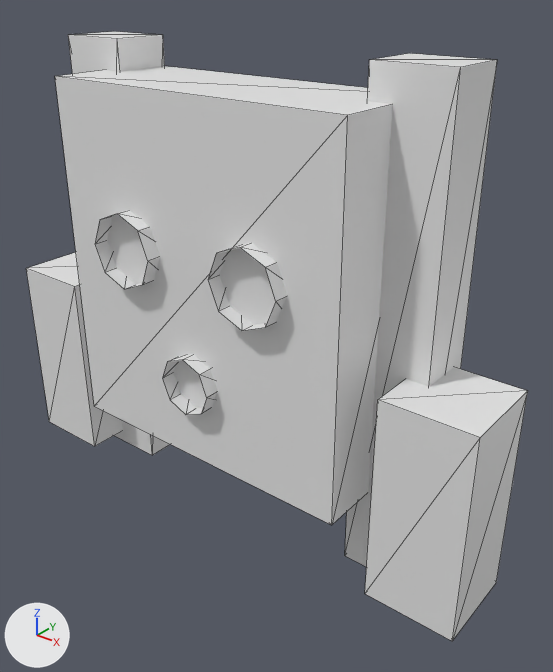
The OBJ model client/Assets/Art/Characters/Operators/TRACE/Meshes/TRACE_Harness_ReconChest.obj, before and after one commit.
Before and after are seen from a camera (50 mm lens) standing at (0.312, -0.446, 0.203) and looking at (0.029, -0.092, -0.017). Arrows for +X, +Y and +Z are at lower left; the lights stay in place. The first picture is the older version. Mesh edges are drawn as thin lines. Where no turn or scale is listed for an object, it has been applied to the vertices.

Objects in the first picture: 'TRACE_Harness_ReconChest'.
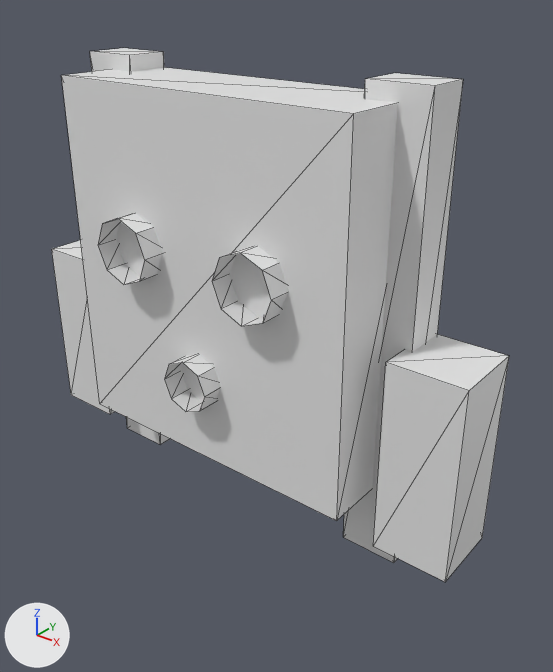
Pixel boxes [x1, y1, x2, y2] of what changed, in the pictures (553 x 672 px; the box of a moved part takes in the faces that stretch with it):
'TRACE_Harness_ReconChest', reshaped (9% narrower, 12% shorter)
    before: [26, 31, 528, 641]
    after: [52, 48, 509, 582]
part 1 of me_trace_harness_reconchest, moved or reshaped
    before: [55, 66, 393, 525]
    after: [61, 67, 398, 521]
part 2 of me_trace_harness_reconchest, moved or reshaped
    before: [95, 210, 160, 289]
    after: [98, 213, 162, 285]
part 3 of me_trace_harness_reconchest, moved or reshaped
    before: [208, 243, 287, 331]
    after: [212, 246, 288, 326]
part 4 of me_trace_harness_reconchest, moved or reshaped
    before: [162, 354, 218, 414]
    after: [164, 354, 221, 412]
part 5 of me_trace_harness_reconchest, moved or reshaped
    before: [345, 53, 497, 567]
    after: [343, 73, 463, 563]
part 6 of me_trace_harness_reconchest, moved or reshaped
    before: [68, 31, 170, 455]
    after: [90, 48, 170, 445]
part 7 of me_trace_harness_reconchest, moved or reshaped
    before: [365, 367, 528, 641]
    after: [373, 334, 509, 582]
part 8 of me_trace_harness_reconchest, moved or reshaped
    before: [26, 252, 123, 446]
    after: [52, 240, 115, 414]

What the commit changed:
me_trace_harness_reconchest is used by ob_trace_harness_reconchest; location (0.0, 0.0, 0.0).
me_trace_harness_reconchest had 88 vertices, 108 faces and spanned x -0.19..0.19, y -0.15..-0.06, z -0.16..0.16.
me_trace_harness_reconchest now has 88 vertices, 108 faces and spans x -0.175..0.175, y -0.15..-0.065, z -0.15..0.15.
me_trace_harness_reconchest part 1: the loose piece of 8 vertices spanning x -0.11..0.11, y -0.14..-0.06, z -0.1..0.14 is scaled about its middle by (1, 0.875, 1).
me_trace_harness_reconchest part 2: the loose piece of 16 vertices spanning x -0.075..-0.025, y -0.15..-0.13, z 0.015..0.065 is scaled about its middle by (0.881, 1, 0.881).
me_trace_harness_reconchest part 3: the loose piece of 16 vertices spanning x 0.025..0.075, y -0.15..-0.13, z 0.015..0.065 is scaled about its middle by (0.881, 1, 0.881).
me_trace_harness_reconchest part 4: the loose piece of 16 vertices spanning x -0.02..0.02, y -0.15..-0.13, z -0.06..-0.02 is scaled about its middle by (0.9, 1, 0.9).
me_trace_harness_reconchest part 5: the loose piece of 8 vertices spanning x 0.095..0.145, y -0.1..-0.06, z -0.16..0.16 is scaled about its middle by (0.8, 0.75, 0.938), then moved by (-0.01, 0.0, 0.0).
me_trace_harness_reconchest part 6: the loose piece of 8 vertices spanning x -0.145..-0.095, y -0.1..-0.06, z -0.16..0.16 is scaled about its middle by (0.8, 0.75, 0.938), then moved by (0.01, 0.0, 0.0).
me_trace_harness_reconchest part 7: the loose piece of 8 vertices spanning x 0.13..0.19, y -0.13..-0.07, z -0.15..-0.01 is scaled about its middle by (0.833, 0.833, 0.929), then moved by (-0.01, 0.01, 0.02).
me_trace_harness_reconchest part 8: the loose piece of 8 vertices spanning x -0.19..-0.13, y -0.13..-0.07, z -0.15..-0.01 is scaled about its middle by (0.833, 0.833, 0.929), then moved by (0.01, 0.01, 0.02).
